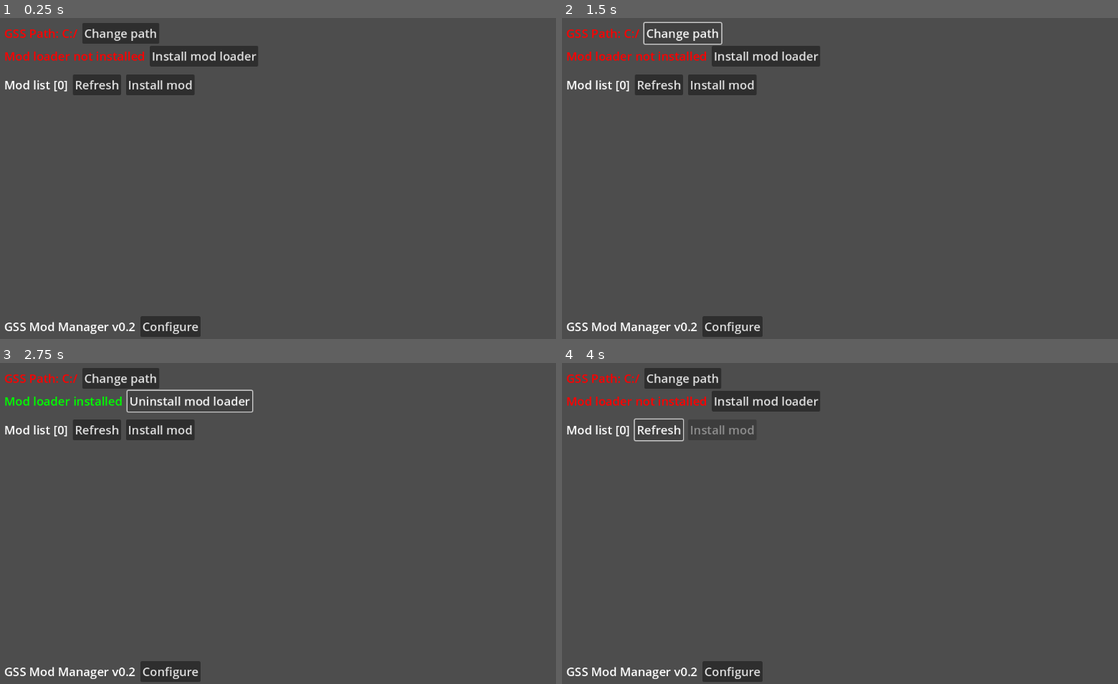
Above: before the commit, frames 1-4 (two rows, left to right).
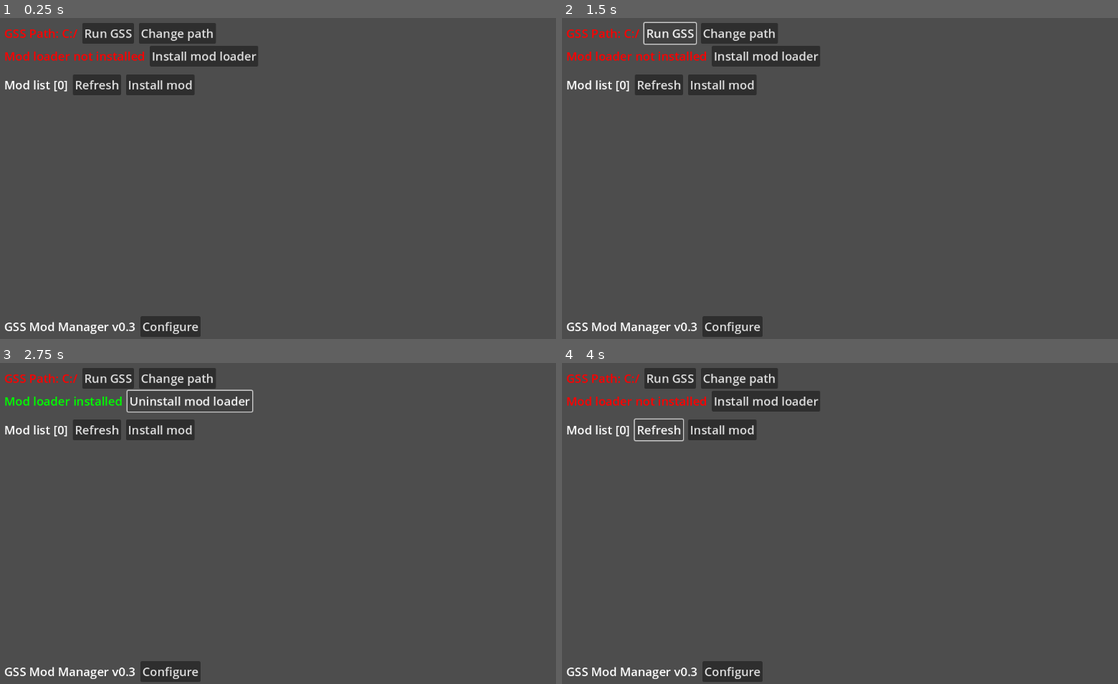
Above: after the commit, the same moments.

Repository: nieboczek/gss-mod-manager
Game: Godot game, scene res://mod_manager.tscn
Same seed, same stepped clock (60 frames per second), same inputs: the game is played once before the commit and once after it.
Inputs (mouse positions are in pixels of both pictures, inside the frame that each line leads up to):
- Up to frame 1 (0.25 s): no input
- Up to frame 2 (1.5 s): click "Change path" at 0.5 s; click (667, 34) at 1.25 s, where only the run after the commit has a clickable "Run GSS"
- Up to frame 3 (2.75 s): click "Install mod loader" at 2 s
- Up to frame 4 (4 s): click "Uninstall mod loader" at 2.75 s; click "Refresh" at 3.5 s

The runs differ from the first frame. In frame 1, 0.9% of the frame differs, in the area x 15-39%, y 1-98%; in frame 2, 0.9%; in frame 3, 0.9%; in frame 4, 1.0%.
Error before the commit: Trying to assign value of type 'Nil' to a variable of type 'String'. (res://scripts/mod_manager.gd:201)
Error after the commit: Trying to assign value of type 'Nil' to a variable of type 'String'. (res://scripts/mod_manager.gd:178)

Commit message:
break down code to other scripts & add run gss button

Diff:
--- a/mod_manager.tscn
+++ b/mod_manager.tscn
@@ -1,7 +1,10 @@
-[gd_scene load_steps=3 format=3 uid="uid://c6570n2s1k1wv"]
+[gd_scene load_steps=6 format=3 uid="uid://c6570n2s1k1wv"]
 
 [ext_resource type="Theme" uid="uid://dged4041swr1" path="res://theme.tres" id="1_j4kl3"]
 [ext_resource type="Script" path="res://scripts/mod_manager.gd" id="1_kosmn"]
+[ext_resource type="Script" path="res://scripts/path_container.gd" id="3_2w3wq"]
+[ext_resource type="Script" path="res://scripts/mod_loader_container.gd" id="4_66fcs"]
+[ext_resource type="Script" path="res://scripts/mod_list_container.gd" id="5_7qwuo"]
 
 [node name="ModManager" type="Control"]
 layout_mode = 3
@@ -28,11 +31,16 @@
 
 [node name="PathContainer" type="HBoxContainer" parent="MarginContainer/MainContainer"]
 layout_mode = 2
+script = ExtResource("3_2w3wq")
 
 [node name="PathLabel" type="Label" parent="MarginContainer/MainContainer/PathContainer"]
 layout_mode = 2
 theme_override_colors/font_color = Color(1, 0, 0, 1)
 text = "GSS Path: C:/"
+
+[node name="RunGameButton" type="Button" parent="MarginContainer/MainContainer/PathContainer"]
+layout_mode = 2
+text = "Run GSS"
 
 [node name="ChangePathButton" type="Button" parent="MarginContainer/MainContainer/PathContainer"]
 layout_mode = 2
@@ -40,6 +48,7 @@
 
 [node name="ModLoaderContainer" type="HBoxContainer" parent="MarginContainer/MainContainer"]
 layout_mode = 2
+script = ExtResource("4_66fcs")
 
 [node name="ModLoaderLabel" type="Label" parent="MarginContainer/MainContainer/ModLoaderContainer"]
 layout_mode = 2
@@ -57,6 +66,7 @@
 
 [node name="ModListContainer" type="HBoxContainer" parent="MarginContainer/MainContainer"]
 layout_mode = 2
+script = ExtResource("5_7qwuo")
 
 [node name="ModListLabel" type="Label" parent="MarginContainer/MainContainer/ModListContainer"]
 layout_mode = 2
@@ -83,7 +93,7 @@
 
 [node name="ModManagerLabel" type="Label" parent="MarginContainer/MainContainer/ModManagerContainer"]
 layout_mode = 2
-text = "GSS Mod Manager v0.2"
+text = "GSS Mod Manager v0.3"
 
 [node name="ConfigureButton" type="Button" parent="MarginContainer/MainContainer/ModManagerContainer"]
 layout_mode = 2
@@ -131,10 +141,11 @@
 filters = PackedStringArray("*.zip,*.rar,*.7z;Archive Files")
 use_native_dialog = true
 
-[connection signal="pressed" from="MarginContainer/MainContainer/PathContainer/ChangePathButton" to="." method="_on_change_path_button_pressed"]
-[connection signal="pressed" from="MarginContainer/MainContainer/ModLoaderContainer/ModLoaderInstallButton" to="." method="_on_mod_loader_install_button_pressed"]
-[connection signal="pressed" from="MarginContainer/MainContainer/ModListContainer/RefreshButton" to="." method="_on_refresh_list_button_pressed"]
-[connection signal="pressed" from="MarginContainer/MainContainer/ModListContainer/InstallModButton" to="." method="_on_install_mod_button_pressed"]
+[connection signal="pressed" from="MarginContainer/MainContainer/PathContainer/RunGameButton" to="MarginContainer/MainContainer/PathContainer" method="_on_run_game_button_pressed"]
+[connection signal="pressed" from="MarginContainer/MainContainer/PathContainer/ChangePathButton" to="MarginContainer/MainContainer/PathContainer" method="_on_change_path_button_pressed"]
+[connection signal="pressed" from="MarginContainer/MainContainer/ModLoaderContainer/ModLoaderInstallButton" to="MarginContainer/MainContainer/ModLoaderContainer" method="_on_mod_loader_install_button_pressed"]
+[connection signal="pressed" from="MarginContainer/MainContainer/ModListContainer/RefreshButton" to="MarginContainer/MainContainer/ModListContainer" method="_on_refresh_button_pressed"]
+[connection signal="pressed" from="MarginContainer/MainContainer/ModListContainer/InstallModButton" to="MarginContainer/MainContainer/ModListContainer" method="_on_install_mod_button_pressed"]
 [connection signal="pressed" from="MarginContainer/MainContainer/ModManagerContainer/ConfigureButton" to="." method="_on_configure_button_pressed"]
-[connection signal="dir_selected" from="FileDialog" to="." method="_on_file_dialog_dir_selected"]
-[connection signal="file_selected" from="FileDialog" to="." method="_on_file_dialog_file_selected"]
+[connection signal="dir_selected" from="FileDialog" to="." method="_on_file_dialog_gss_path_selected"]
+[connection signal="file_selected" from="FileDialog" to="MarginContainer/MainContainer/ModListContainer" method="_on_file_dialog_mod_selected"]
--- a/scripts/files.gd
+++ b/scripts/files.gd
@@ -2,7 +2,7 @@
 
 ## Copies from path to destination_path recursively, destination_path must exist
 ## Returns error code
-static func copy_recursive(from: String, to: String, folder_name: String = "") -> int:
+func copy_recursive(from: String, to: String, folder_name: String = "") -> int:
 	var err = DirAccess.make_dir_absolute("%s%s" % [to, folder_name])
 	if err != OK and err != ERR_ALREADY_EXISTS:
 		return err
@@ -30,7 +30,7 @@
 
 ## Deletes directories recursively
 ## Returns error code
-static func remove_recursive(path: String) -> int:
+func remove_recursive(path: String) -> int:
 	var dir = DirAccess.open(path)
 	if dir:
 		dir.list_dir_begin()
--- /dev/null
+++ b/scripts/mod_list_container.gd
@@ -0,0 +1,64 @@
+class_name ModListContainer extends HBoxContainer
+
+@onready var install_mod_button = $InstallModButton
+@onready var mod_list_label = $ModListLabel
+
+var mm: ModManager
+
+func _on_refresh_button_pressed() -> void:
+	mm.update_mod_list()
+
+func _on_install_mod_button_pressed() -> void:
+	mm.file_dialog.file_mode = FileDialog.FileMode.FILE_MODE_OPEN_FILE
+	mm.file_dialog.root_subfolder = "%s\\Downloads" % OS.get_environment("USERPROFILE")
+	mm.file_dialog.popup()
+
+func set_install_disabled(disabled: bool) -> void:
+	install_mod_button.disabled = disabled
+
+func set_count(count: int) -> void:
+	mod_list_label.text = "Mod list [%s]" % count
+
+func _on_file_dialog_mod_selected(path: String) -> void:
+	# Use 7z to unzip the archive and copy it to GSS
+	var err = OS.execute("%s/7z.exe" % mm.root_path, ["x", path, "-o" + "%s/mod" % mm.root_path, "-y"])
+	if mm.os_error("Execute 7z", err): return
+
+	var names = DirAccess.get_directories_at("%s/mod" % mm.root_path)
+	var mod_name = names[0]  # there can be more, only if the program crashes. sucks to suck
+
+	err = DirAccess.make_dir_absolute("%s/Simulatorita/Binaries/Win64/Mods/%s" % [mm.gss_path, mod_name])
+	if mm.error("Make directory for mod", err): return
+
+	err = Files.copy_recursive(
+		"%s/mod/%s" % [mm.root_path, mod_name],
+		"%s/Simulatorita/Binaries/Win64/Mods/%s" % [mm.gss_path, mod_name]
+	)
+	if mm.error("Copy from mod to mods folder", err): return
+	err = Files.remove_recursive("%s/mod/%s" % [mm.root_path, mod_name])
+	if mm.error("Remove mod", err): return
+
+	# Add "mod_name : 1" to mods.txt
+	var file = FileAccess.open("%s/Simulatorita/Binaries/Win64/Mods/mods.txt" % mm.gss_path, FileAccess.READ)
+	if file:
+		var lines = []
+		while not file.eof_reached():
+			lines.append(file.get_line())
+		file.close()
+		lines.append(mod_name + " : 1")
+
+		file = FileAccess.open("%s/Simulatorita/Binaries/Win64/Mods/mods.txt" % mm.gss_path, FileAccess.WRITE)
+		if file:
+			for i in range(len(lines)):
+				file.store_string(lines[i])
+				if i < len(lines) - 1:
+					file.store_string("\n")
+			file.close()
+			mm.update_mod_list()
+			print("Mod added successfully")
+		else:
+			err = FileAccess.get_open_error()
+			mm.error("Open mods.txt file", err)
+	else:
+		err = FileAccess.get_open_error()
+		mm.error("Open mods.txt file", err)
--- /dev/null
+++ b/scripts/mod_loader_container.gd
@@ -0,0 +1,38 @@
+class_name ModLoaderContainer extends HBoxContainer
+
+@onready var mod_loader_install_button = $ModLoaderInstallButton
+@onready var mod_loader_label = $ModLoaderLabel
+
+var is_installed := false
+var mm: ModManager
+
+func _on_mod_loader_install_button_pressed() -> void:
+	if is_installed:
+		Files.remove_recursive("%s/Simulatorita/Binaries/Win64/Mods" % mm.gss_path)
+		DirAccess.remove_absolute("%s/Simulatorita/Binaries/Win64/UE4SS.dll" % mm.gss_path)
+		DirAccess.remove_absolute("%s/Simulatorita/Binaries/Win64/UE4SS-settings.ini" % mm.gss_path)
+		DirAccess.remove_absolute("%s/Simulatorita/Binaries/Win64/dwmapi.dll" % mm.gss_path)
+	else:
+		Files.copy_recursive("%s/UE4SS" % mm.root_path, "%s/Simulatorita/Binaries/Win64" % mm.gss_path)
+	set_installed(!is_installed)
+	mm.update_mod_list()
+
+func check_installed() -> void:
+	var installed = FileAccess.file_exists("%s/Simulatorita/Binaries/Win64/UE4SS.dll" % mm.gss_path)
+	set_installed(installed)
+
+func set_install_disabled(disabled: bool) -> void:
+	mod_loader_install_button.disabled = disabled
+
+func set_installed(installed: bool) -> void:
+	is_installed = installed
+	if installed:
+		mod_loader_label.text = "Mod loader installed"
+		mod_loader_label.add_theme_color_override("font_color", Color.GREEN)
+		mod_loader_install_button.text = "Uninstall mod loader"
+		mm.mod_list_container.set_install_disabled(false)
+	else:
+		mod_loader_label.text = "Mod loader not installed"
+		mod_loader_label.add_theme_color_override("font_color", Color.RED)
+		mod_loader_install_button.text = "Install mod loader"
+		mm.mod_list_container.set_install_disabled(false)
--- a/scripts/mod_manager.gd
+++ b/scripts/mod_manager.gd
@@ -1,14 +1,13 @@
-extends Control
+class_name ModManager extends Control
 
 @onready var main = $MarginContainer/MainContainer
 @onready var file_dialog = $FileDialog
-@onready var path_label: Label = main.get_node("PathContainer/PathLabel")
-@onready var mod_loader_label: Label = main.get_node("ModLoaderContainer/ModLoaderLabel")
-@onready var mod_loader_install_button: Button = main.get_node("ModLoaderContainer/ModLoaderInstallButton")
-@onready var install_mod_button: Button = main.get_node("ModListContainer/InstallModButton")
-@onready var mod_list_label: Label = main.get_node("ModListContainer/ModListLabel")
+@onready var config_panel = $ConfigPanel
 @onready var mod_containers: Control = main.get_node("ScrollContainer/MarginContainer")
-@onready var config_panel = $ConfigPanel
+
+@onready var path_container: PathContainer = main.get_node("PathContainer")
+@onready var mod_loader_container: ModLoaderContainer = main.get_node("ModLoaderContainer")
+@onready var mod_list_container: ModListContainer = main.get_node("ModListContainer")
 
 const BUILTIN_MODS: Array[String] = [
 	"ActorDumperMod", "BPML_GenericFunctions", "BPModLoaderMod",
@@ -19,35 +18,11 @@
 var root_path := OS.get_executable_path().get_base_dir()
 var gss_path: String:
 	set(value):
-		path_label.text = "GSS Path: %s" % value
-		config.set_value("main", "gss_path", value)
+		gss_path = value
+		config.set_value("main", "gss_path", gss_path)
 		config.save("user://config")
-		gss_path = value
-		valid_gss_path = FileAccess.file_exists("%s/Simulatorita.exe" % gss_path)
-		mod_loader_installed = FileAccess.file_exists("%s/Simulatorita/Binaries/Win64/UE4SS.dll" % gss_path)
+		path_container.post_path_change()
 		update_mod_list()
-var valid_gss_path: bool:
-	set(value):
-		if value:
-			path_label.add_theme_color_override("font_color", Color.GREEN)
-			mod_loader_install_button.disabled = false
-		else:
-			path_label.add_theme_color_override("font_color", Color.RED)
-			mod_loader_install_button.disabled = true
-		valid_gss_path = value
-var mod_loader_installed: bool:
-	set(value):
-		if value:
-			mod_loader_label.text = "Mod loader installed"
-			mod_loader_label.add_theme_color_override("font_color", Color.GREEN)
-			mod_loader_install_button.text = "Uninstall mod loader"
-			install_mod_button.disabled = false
-		else:
-			mod_loader_label.text = "Mod loader not installed"
-			mod_loader_label.add_theme_color_override("font_color", Color.RED)
-			mod_loader_install_button.text = "Install mod loader"
-			install_mod_button.disabled = true
-		mod_loader_installed = value
 var config: ConfigFile
 var config_editor_path: String
 var editor_thread := Thread.new()
@@ -55,29 +30,14 @@
 # NOTE: Only test in exported! (Unless you find a way to do it in the editor)
 
 # TODO: Make editor for editing config configurable
+# ^^^^^ Alternate solution: Try to make a standard on how to comment your config.
+# ^^^^^ Then make the config editor built in (Topic to discuss)
 # TODO: Clean up this mess
 # TODO: Get icon
-
-## Searches Steam paths for Grocery Store Simulator
-func detect_gss() -> void:
-	var drive_paths: Array[String] = []
-	drive_paths.append("C:/Program Files (x86)/Steam/steamapps/common")
-	for idx in range(DirAccess.get_drive_count()):
-		var drive_name = DirAccess.get_drive_name(idx)
-		if drive_name == "C:": continue
-		drive_paths.append("%s/SteamLibrary/steamapps/common" % drive_name)
-
-	for drive_path in drive_paths:
-		if "Grocery Store Simulator" in DirAccess.get_directories_at(drive_path):
-			print("Found Grocery Store Simulator at %s" % drive_path)
-			gss_path = "%s/Grocery Store Simulator" % drive_path
-			return
-	print("Didn't find Grocery Store Simulator in Steam directories")
 
 ## Returns dictionary with the schema { mod_name (String): on (bool) }
 func get_mod_list() -> Dictionary:
 	var enabled: Dictionary = {}
-
 	var file = FileAccess.open("%s/Simulatorita/Binaries/Win64/Mods/mods.txt" % gss_path, FileAccess.READ)
 	if file:
 		var lines = file.get_as_text(true).split('\n')
@@ -95,7 +55,7 @@
 
 ## Updates the UI for mods not built-in
 func update_mod_list() -> void:
-	if !mod_loader_installed:
+	if !mod_loader_container.is_installed:
 		for child in mod_containers.get_children():
 			child.queue_free()
 		return
@@ -106,16 +66,22 @@
 	var list = get_mod_list()
 	var non_builtin_mod_count = 0
 	for mod in list:
-		if mod in BUILTIN_MODS: continue
+		if mod in BUILTIN_MODS:
+			continue
 		var container = ModContainer.with(mod)
 		mod_containers.add_child(container)
+
 		container.set_toggled(list[mod])
 		container.configure.connect(_on_configure_mod)
 		container.delete.connect(_on_delete_mod)
 		container.toggled.connect(_on_toggle_mod)
 		non_builtin_mod_count += 1
 
-	mod_list_label.text = "Mod list [%s]" % non_builtin_mod_count
+	mod_list_container.set_count(non_builtin_mod_count)
+
+func run_config_editor() -> void:
+	var err = OS.execute("notepad", [config_editor_path])
+	os_error("Execute config editor", err)
 
 func _on_configure_mod(mod_name: String) -> void:
 	for file in DirAccess.get_files_at("%s/Simulatorita/Binaries/Win64/Mods/%s/Scripts" % [gss_path, mod_name]):
@@ -156,6 +122,9 @@
 		var err = FileAccess.get_open_error()
 		error("Open mods.txt file", err)
 
+func _on_configure_button_pressed() -> void:
+	config_panel.visible = !config_panel.visible
+
 func _on_toggle_mod(mod_name: String, on: bool) -> void:
 	var file = FileAccess.open("%s/Simulatorita/Binaries/Win64/Mods/mods.txt" % gss_path, FileAccess.READ)
 	if file:
@@ -186,99 +155,31 @@
 		var err = FileAccess.get_open_error()
 		error("Opening mods.txt file", err)
 
+func _on_file_dialog_gss_path_selected(dir: String) -> void:
+	gss_path = dir
+
 func _process(_delta: float) -> void:
 	if editor_thread.is_started() and !editor_thread.is_alive():
 		editor_thread.wait_to_finish()
 
 func _ready() -> void:
+	# Set self as the ModManager in containers
+	path_container.mm = self
+	mod_loader_container.mm = self
+	mod_list_container.mm = self
+
 	config = ConfigFile.new()
 	var err = config.load("user://config")
 	if err == ERR_FILE_NOT_FOUND:
-		detect_gss()
+		path_container.detect_gss()
 	else:
 		error("Read user config", err)
 
 	var path: String = config.get_value("main", "gss_path")
 	if path == null:
-		detect_gss()
+		path_container.detect_gss()
 	else:
 		gss_path = path
-
-func _on_mod_loader_install_button_pressed() -> void:
-	if mod_loader_installed:
-		Files.remove_recursive("%s/Simulatorita/Binaries/Win64/Mods" % gss_path)
-		DirAccess.remove_absolute("%s/Simulatorita/Binaries/Win64/UE4SS.dll" % gss_path)
-		DirAccess.remove_absolute("%s/Simulatorita/Binaries/Win64/UE4SS-settings.ini" % gss_path)
-		DirAccess.remove_absolute("%s/Simulatorita/Binaries/Win64/dwmapi.dll" % gss_path)
-	else:
-		Files.copy_recursive("%s/UE4SS" % root_path, "%s/Simulatorita/Binaries/Win64" % gss_path)
-	mod_loader_installed = !mod_loader_installed
-	update_mod_list()
-
-func _on_change_path_button_pressed() -> void:
-	file_dialog.file_mode = FileDialog.FileMode.FILE_MODE_OPEN_DIR
-	file_dialog.root_subfolder = gss_path
-	file_dialog.popup()
-
-func _on_file_dialog_dir_selected(dir: String) -> void:
-	gss_path = dir
-
-func run_config_editor() -> void:
-	var err = OS.execute("notepad", [config_editor_path])
-	os_error("Execute config editor", err)
-
-func _on_install_mod_button_pressed() -> void:
-	file_dialog.file_mode = FileDialog.FileMode.FILE_MODE_OPEN_FILE
-	file_dialog.root_subfolder = "%s\\Downloads" % OS.get_environment("USERPROFILE")
-	file_dialog.popup()
-
-func _on_configure_button_pressed() -> void:
-	config_panel.visible = !config_panel.visible
-
-func _on_refresh_list_button_pressed() -> void:
-	update_mod_list()
-
-func _on_file_dialog_file_selected(path: String) -> void:
-	var err = OS.execute("%s/7z.exe" % root_path, ["x", path, "-o" + "%s/mod" % root_path, "-y"])
-	if os_error("Execute 7z", err): return
-
-	var names = DirAccess.get_directories_at("%s/mod" % root_path)
-	var mod_name = names[0]  # there can be more, only if the program crashes. sucks to suck
-
-	err = DirAccess.make_dir_absolute("%s/Simulatorita/Binaries/Win64/Mods/%s" % [gss_path, mod_name])
-	if error("Make directory for mod", err): return
-
-	err = Files.copy_recursive(
-		"%s/mod/%s" % [root_path, mod_name],
-		"%s/Simulatorita/Binaries/Win64/Mods/%s" % [gss_path, mod_name]
-	)
-	if error("Copy from mod to mods folder", err): return
-	err = Files.remove_recursive("%s/mod/%s" % [root_path, mod_name])
-	if error("Remove mod", err): return
-
-	var file = FileAccess.open("%s/Simulatorita/Binaries/Win64/Mods/mods.txt" % gss_path, FileAccess.READ)
-	if file:
-		var lines = []
-		while not file.eof_reached():
-			lines.append(file.get_line())
-		file.close()
-		lines.append(mod_name + " : 1")
-
-		file = FileAccess.open("%s/Simulatorita/Binaries/Win64/Mods/mods.txt" % gss_path, FileAccess.WRITE)
-		if file:
-			for i in range(len(lines)):
-				file.store_string(lines[i])
-				if i < len(lines) - 1:
-					file.store_string("\n")
-			file.close()
-			update_mod_list()
-			print("Mod added successfully")
-		else:
-			err = FileAccess.get_open_error()
-			error("Open mods.txt file", err)
-	else:
-		err = FileAccess.get_open_error()
-		error("Open mods.txt file", err)
 
 ## Returns a boolean that if is true, action didn't complete successfully
 func error(action: String, err: int) -> bool:
@@ -287,7 +188,7 @@
 		return true
 	return false
 
-## `error` function, but suited for `OS.execute` returns
+## `error` function, but suited for OS errors (not handled by Godot)
 func os_error(action: String, err: int) -> bool:
 	if err:
 		print("%s exit code: FAILED [%s]" % [action, err])
--- /dev/null
+++ b/scripts/path_container.gd
@@ -0,0 +1,45 @@
+class_name PathContainer extends HBoxContainer
+
+@onready var path_label: Label = $PathLabel
+
+var valid_path: bool
+var mm: ModManager
+
+func _on_change_path_button_pressed() -> void:
+	mm.file_dialog.file_mode = FileDialog.FileMode.FILE_MODE_OPEN_DIR
+	mm.file_dialog.root_subfolder = mm.gss_path
+	mm.file_dialog.popup()
+
+func _on_run_game_button_pressed() -> void:
+	var err = OS.shell_open("steam://run/2961880")
+	mm.os_error("Open game", err)
+
+func detect_gss() -> void:
+	var drive_paths: Array[String] = []
+	drive_paths.append("C:/Program Files (x86)/Steam/steamapps/common")
+	for idx in range(DirAccess.get_drive_count()):
+		var drive_name = DirAccess.get_drive_name(idx)
+		if drive_name == "C:": continue
+		drive_paths.append("%s/SteamLibrary/steamapps/common" % drive_name)
+
+	for drive_path in drive_paths:
+		if "Grocery Store Simulator" in DirAccess.get_directories_at(drive_path):
+			print("Found Grocery Store Simulator at %s" % drive_path)
+			mm.gss_path = "%s/Grocery Store Simulator" % drive_path
+			post_path_change()
+			return
+	print("Didn't find Grocery Store Simulator in Steam directories")
+
+func post_path_change() -> void:
+	path_label.text = "GSS Path: %s" % mm.gss_path
+	valid_path = FileAccess.file_exists("%s/Simulatorita.exe" % mm.gss_path)
+	set_valid()
+	mm.mod_loader_container.check_installed()
+
+func set_valid() -> void:
+	if valid_path:
+		path_label.add_theme_color_override("font_color", Color.GREEN)
+		mm.mod_loader_container.set_install_disabled(false)
+	else:
+		path_label.add_theme_color_override("font_color", Color.RED)
+		mm.mod_loader_container.set_install_disabled(true)
